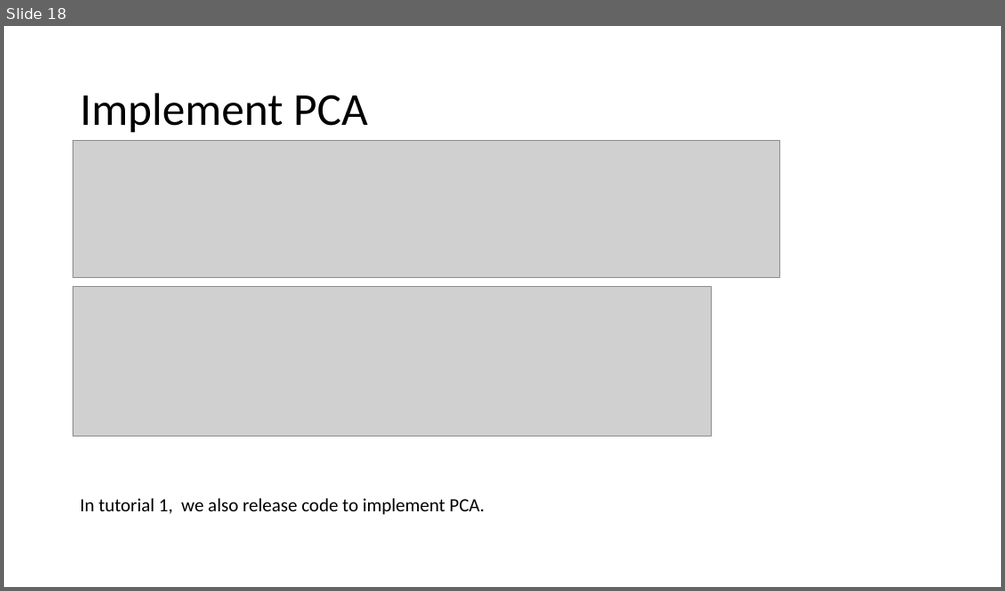
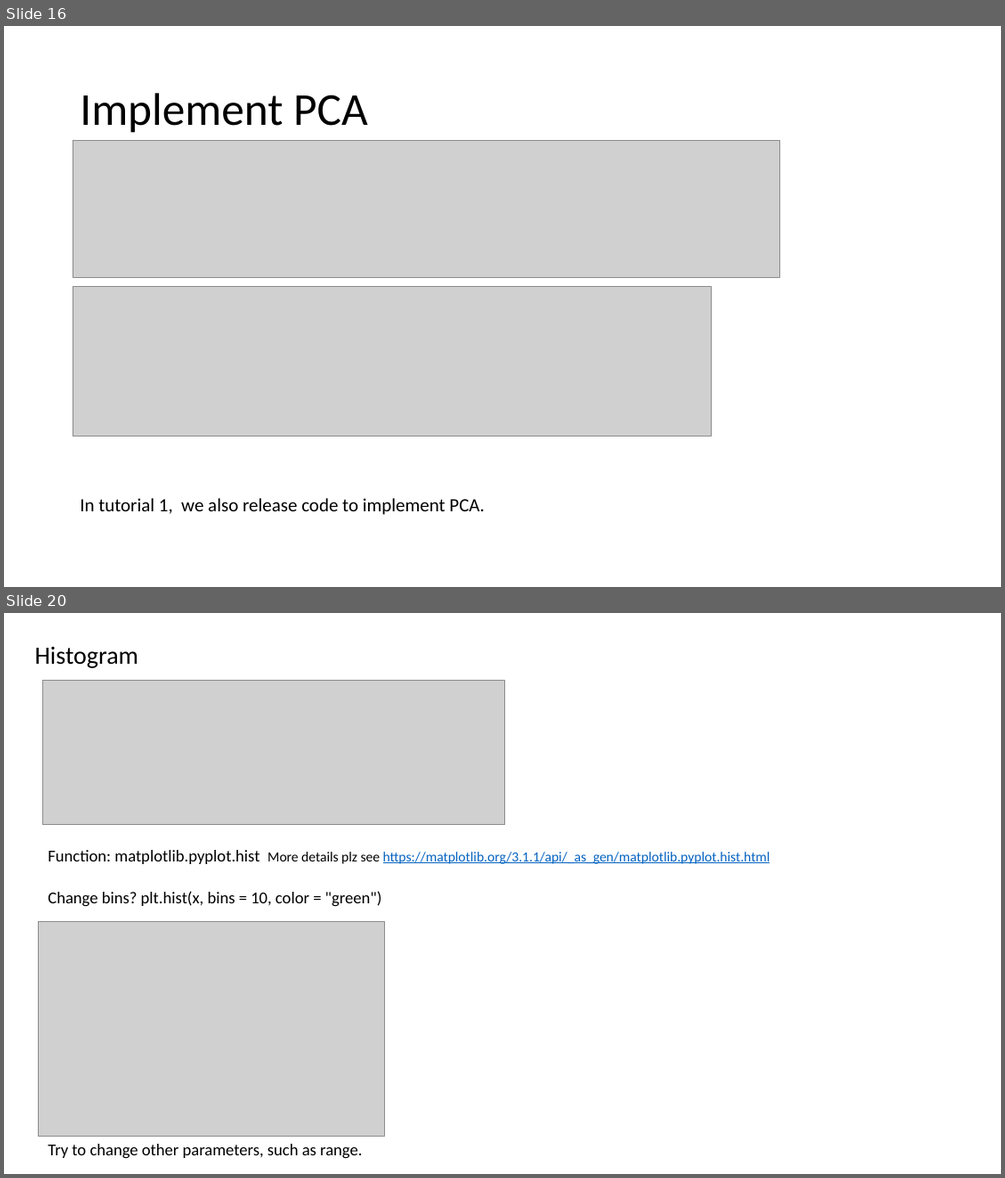
Before and after one commit to jiaxinxie97/COMP4331, a slide deck: tut3/tut3.pptx. Shown one above the other, each under a label of ours: slide 18 before the commit, slides 16 and 20 after it; the slides between them are not shown. The pictures are 1005x591 and 1005x1178 pixels, drawn with LibreOffice and Linux fonts; fonts in the diff are those of the drawing; grey boxes stand for pictures. Boxes give left, top, right and bottom in pixels: in the first picture for what was removed or moved away, otherwise in the second. Text is boxed around its words. In the diff, an @@ line names an element or a change of style, - is before the commit and + after.

```diff
--- a/tut3/tut3.pptx
+++ b/tut3/tut3.pptx
@@ slide 20 added at box(4, 613, 1001, 1174), background #FFFFFF @@
@@ title added at box(35, 647, 138, 668), 24 pt, text #000000 @@
+Histogram
@@ picture added at box(43, 681, 505, 825) @@
@@ text added at box(48, 850, 770, 1158), 16 pt, text #000000 @@
+Function: matplotlib.pyplot.hist More details plz see https://matplotlib.org/3.1.1/api/_as_gen/matplotlib.pyplot.hist.html
+Change bins? plt.hist(x, bins = 10, color = "green")
+Try to change other parameters, such as range.
@@ picture added at box(38, 922, 385, 1135) @@
@@ what was slide 18 is now slide 16 @@
```
Also in this commit, not shown: 2 slides changed, 5 other slides added, 2 slides removed, 6 other files.
